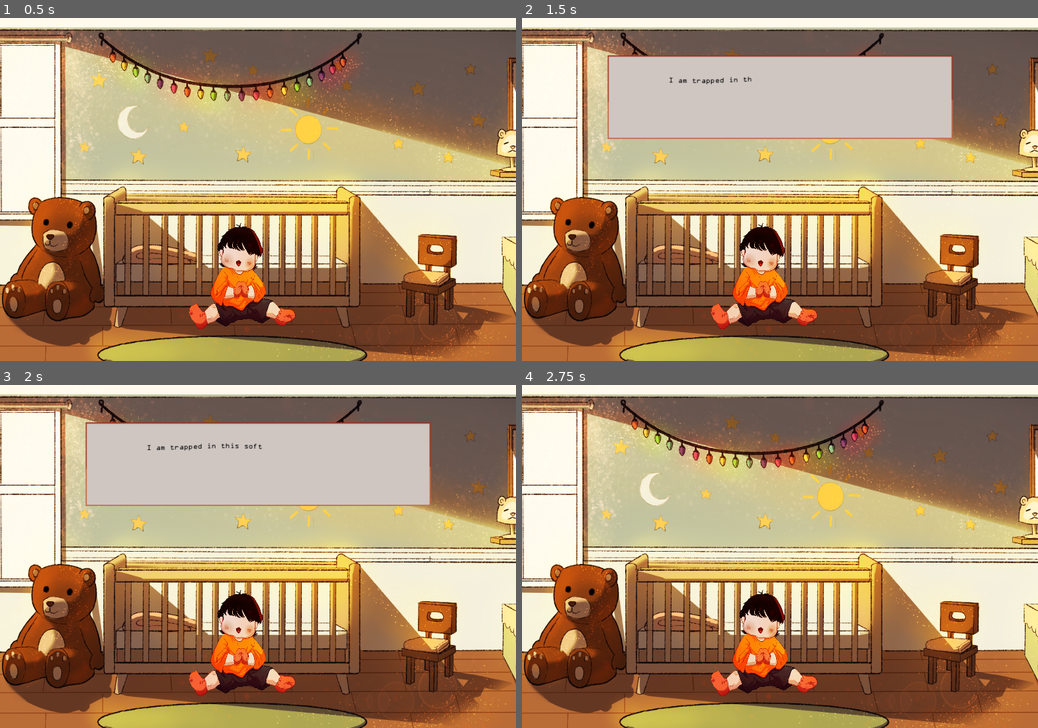
Above: before the commit, frames 1-4 (two rows, left to right).
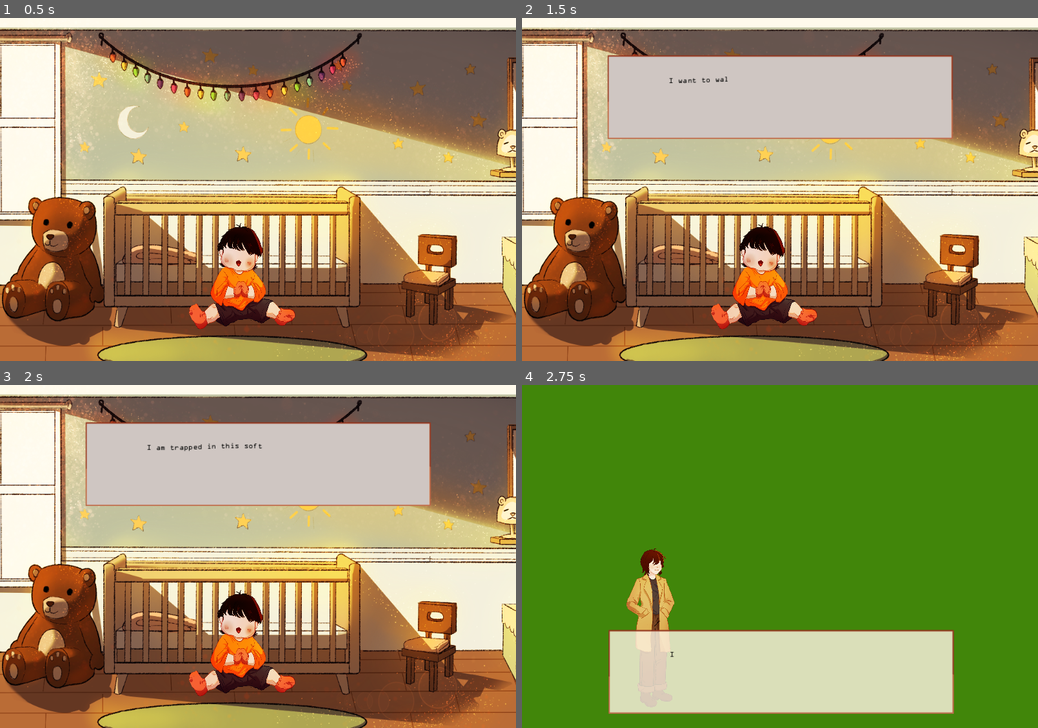
Above: after the commit, the same moments.

Repository: vaibhav1803/Room_For_Growth
Game: Godot game, scene res://Main folder/loops folder/loop1/loop1_stage4.tscn
Same seed, same stepped clock (60 frames per second), same inputs: the game is played once before the commit and once after it. This scene is started directly instead of the project's main scene. Video files are missing from this copy of the repository; at most half a second of black plays in their place.
Inputs:
- Up to frame 1 (0.5 s): no input
- Up to frame 2 (1.5 s): tap Enter (ui_accept) at 0.5, 0.77, 1.25 s; hold D (bag1_right) 0.53-1.28 s; tap Keypad Enter at 0.6 s; hold S (down) from 1.28 s (still down); tap Backspace at 1.35 s
- Up to frame 3 (2 s): keep holding S (down); tap Enter (ui_accept) at 1.52 s
- Up to frame 4 (2.75 s): tap Enter (ui_accept) at 2 s; release S (down) at 2.03 s; hold D (bag1_right) from 2.03 s (still down); tap Keypad Enter at 2.1 s

Frame 1 is identical in both runs. In frame 2, 0.1% of the frame differs, in the area x 28-45%, y 17-20%; in frame 3, less than 0.1%; in frame 4, 100%, in the area x 0-100%, y 0-100%.

Commit message:
Fix Loop 1 & Death Scene transitions (add missing load_player)

Diff:
--- a/Main folder/loops folder/loop1/loop1_stage4.tscn
+++ b/Main folder/loops folder/loop1/loop1_stage4.tscn
@@ -9,6 +9,7 @@
 [ext_resource type="Texture2D" uid="uid://dclm7barbnowk" path="res://assets/visuals/toddler_sprites.png" id="6_ay3fr"]
 [ext_resource type="PackedScene" uid="uid://doy87e8ev0ffl" path="res://Main folder/Minigames folder/minigames_4.tscn" id="6_s6md3"]
 [ext_resource type="PackedScene" uid="uid://dnqxqa6mkm8ll" path="res://Music_Player.tscn" id="8_sr48f"]
+[ext_resource type="PackedScene" uid="uid://btwn1rhswtcmw" path="res://load_player.tscn" id="9_loadp"]
 
 [sub_resource type="RectangleShape2D" id="RectangleShape2D_04qhc"]
 size = Vector2(3239, 25)
@@ -59,8 +60,6 @@
 scene_key = "Scene_4_Toddler"
 next_scene_path = "res://Main folder/loops folder/loop1/loop1_stage5.tscn"
 corruption_start = 2
-use_minigame = true
-use_popup = true
 
 [node name="KidRoomPh" type="Sprite2D" parent="."]
 position = Vector2(1627.12, 366.45)
@@ -142,3 +141,10 @@
 [node name="Music_Player" parent="." instance=ExtResource("8_sr48f")]
 
 [node name="Popup_Manager" parent="." instance=ExtResource("4_8ljt8")]
+offset_left = 1264.0
+offset_top = 200.0
+offset_right = 1264.0
+offset_bottom = 200.0
+
+[node name="load_player" parent="." instance=ExtResource("9_loadp")]
+visible = false
--- a/Main folder/loops folder/loop1/loop1_stage5.tscn
+++ b/Main folder/loops folder/loop1/loop1_stage5.tscn
@@ -1,9 +1,10 @@
-[gd_scene load_steps=5 format=3 uid="uid://bt4qwladh3rpe"]
+[gd_scene load_steps=6 format=3 uid="uid://bt4qwladh3rpe"]
 
 [ext_resource type="Script" path="res://Main folder/Stage_Controller.gd" id="1_ae0on"]
 [ext_resource type="Texture2D" uid="uid://x3nvu5lab1td" path="res://assets/visuals/office_idle.png" id="2_1kh47"]
 [ext_resource type="PackedScene" uid="uid://csskevvgw571a" path="res://monologue/monologue_manager.tscn" id="3_cm8h5"]
 [ext_resource type="PackedScene" uid="uid://clsoan160j57n" path="res://popup/Popup_Manager.tscn" id="3_ercgk"]
+[ext_resource type="PackedScene" uid="uid://btwn1rhswtcmw" path="res://load_player.tscn" id="4_loadp"]
 
 [node name="Loop1Stage5" type="Node2D"]
 script = ExtResource("1_ae0on")
@@ -39,3 +40,6 @@
 [node name="CanvasLayer" type="CanvasLayer" parent="."]
 
 [node name="Monologue_Manager" parent="CanvasLayer" instance=ExtResource("3_cm8h5")]
+
+[node name="load_player" parent="." instance=ExtResource("4_loadp")]
+visible = false
--- a/Main folder/loops folder/loop1/loop_1_death_scene.tscn
+++ b/Main folder/loops folder/loop1/loop_1_death_scene.tscn
@@ -1,8 +1,9 @@
-[gd_scene load_steps=4 format=3 uid="uid://oytw5fm6lhp8"]
+[gd_scene load_steps=5 format=3 uid="uid://oytw5fm6lhp8"]
 
 [ext_resource type="Script" path="res://Main folder/Stage_Controller.gd" id="1_6yhob"]
 [ext_resource type="PackedScene" uid="uid://csskevvgw571a" path="res://monologue/monologue_manager.tscn" id="2_bxmc5"]
 [ext_resource type="PackedScene" uid="uid://clsoan160j57n" path="res://popup/Popup_Manager.tscn" id="3_a4nhs"]
+[ext_resource type="PackedScene" uid="uid://btwn1rhswtcmw" path="res://load_player.tscn" id="4_loadp"]
 
 [node name="loop1_death_scene" type="Node2D"]
 script = ExtResource("1_6yhob")
@@ -32,3 +33,6 @@
 offset_top = 33.0
 offset_right = -9.0
 offset_bottom = 33.0
+
+[node name="load_player" parent="." instance=ExtResource("4_loadp")]
+visible = false
Not shown: 1 places in Main folder/loops folder/loop1/loop1_stage4.tscn that only renumber resources
Not shown, changed: export_presets.cfg
Not shown, added: last_commit_files.txt
Not shown, removed: RFG.console.exe
